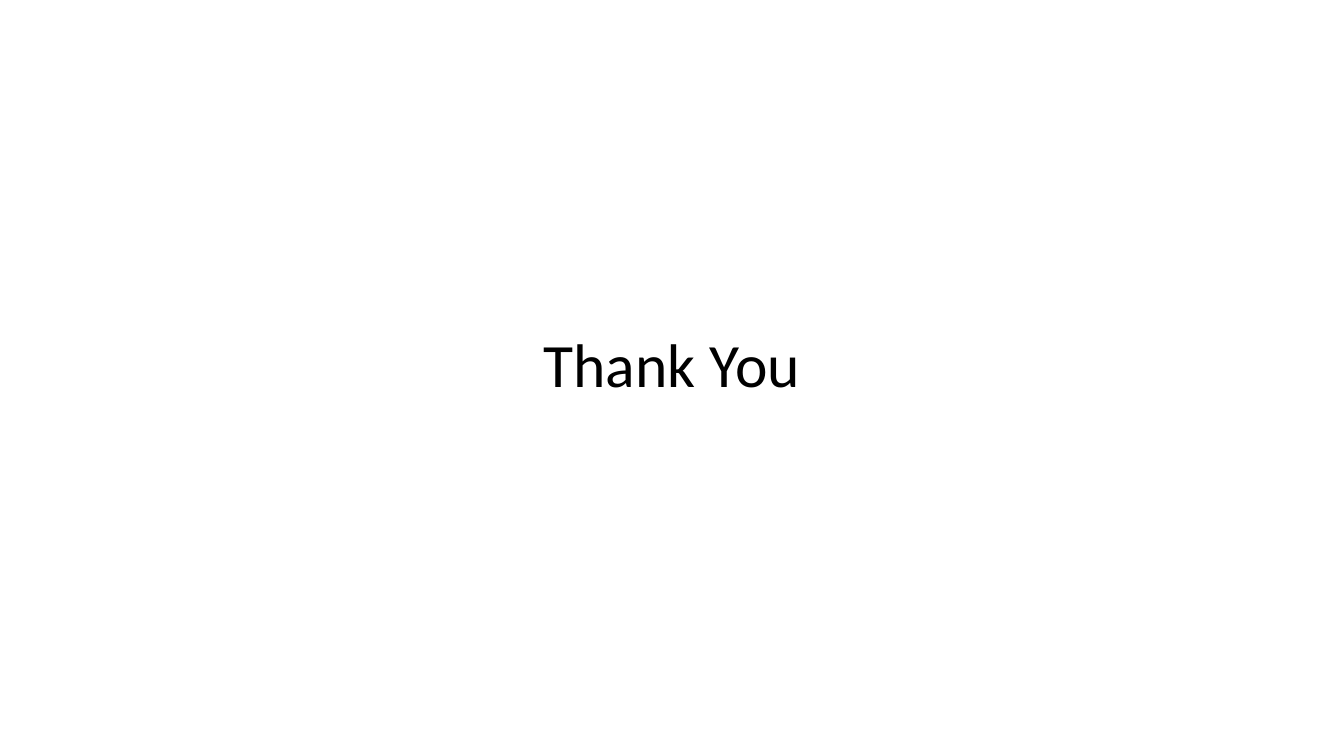
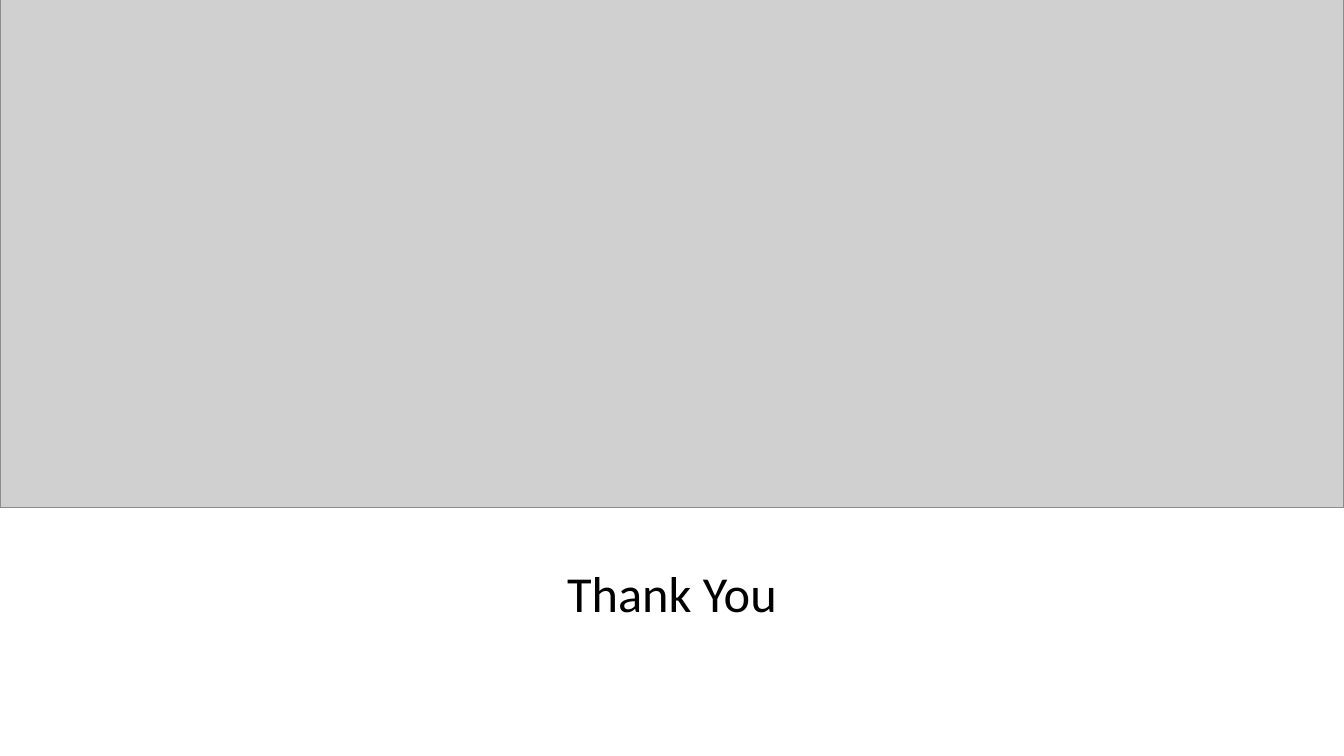
Before and after one commit to JackyUT2023/project3-group8, a slide deck: slide 12 of Project 3 Group 8 - Museums of the United States.pptx. Drawn at 1344x756 pixels with LibreOffice and Linux fonts; fonts in the diff are those of the drawing; grey boxes stand for pictures. Boxes give left, top, right and bottom in pixels: in the first picture for what was removed or moved away, otherwise in the second. Text is boxed around its words. In the diff, an @@ line names an element or a change of style, - is before the commit and + after.

```diff
--- a/Project 3 Group 8 - Museums of the United States.pptx
+++ b/Project 3 Group 8 - Museums of the United States.pptx
@@ picture added at (0,0,1344,508) @@
@@ title "Thank You": place and size @@
-title "Thank You" at (544,344,800,388)
+title "Thank You" at (567,577,777,613)
@@ title "Thank You" at (567,577,777,613): size 44 to 36 pt; vertical alignment middle to bottom @@
```
Also in this commit, not shown: 3 other slides changed.
